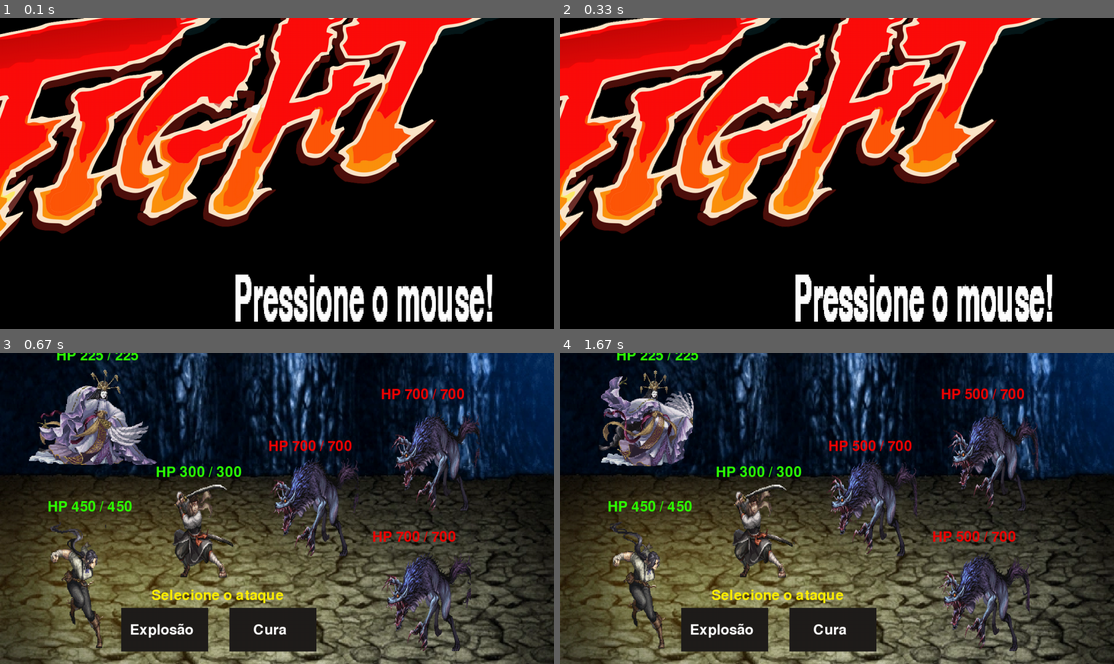
Above: before the commit, frames 1-4 (two rows, left to right).
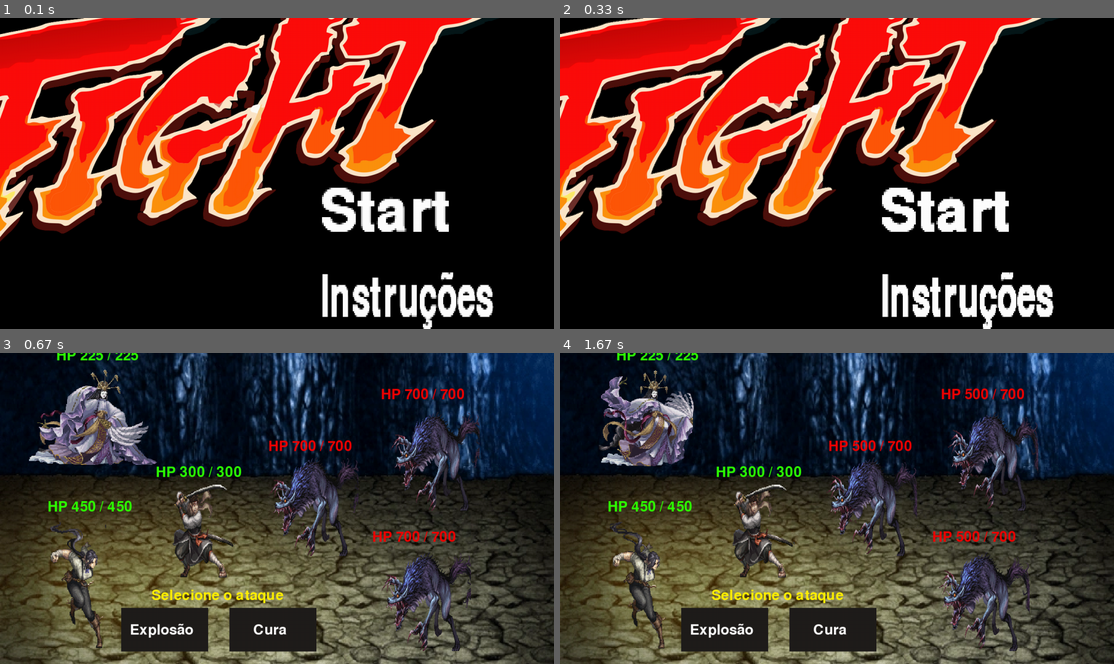
Above: after the commit, the same moments.

Repository: viniciusbp7/pygame.gv
Game: pygame game, started from Area_Vini.py
The game is run twice, just before and just after one commit, with the same random seed, the same clock (stepped at 60 frames per second) and the same inputs.
Inputs (mouse positions are in pixels of both pictures, inside the frame that each line leads up to):
- Up to frame 1 (0.1 s): no input
- Up to frame 2 (0.33 s): no input
- Up to frame 3 (0.67 s): click (387, 545) at 0.38 s, where only the run after the commit has a clickable "Start"
- Up to frame 4 (1.67 s): click "Cura" at 0.72 s; click "Explosão" at 1.05 s; click (715, 608) at 1.38 s

The runs differ from the first frame. In frame 1, 5.6% of the frame differs, in the area x 42-90%, y 54-100%; in frame 2, 5.5%; in frame 3, nothing differs; in frame 4, nothing differs.

Commit message:
Jogo final

Diff:
--- a/Area_Vini.py
+++ b/Area_Vini.py
@@ -21,13 +21,22 @@
 background = pygame.image.load('imagens/base.webp')
 Win_stat=pygame.image.load('imagens/WIN.webp')
 gameover=pygame.image.load('imagens/GAMEOVER.png')
-start=pygame.image.load("imagens/Start!.png")
+fight=pygame.image.load("imagens/Start!.png")
+preto=pygame.image.load("imagens/Imagem_preta.jpg")
 pygame.display.set_caption('Hello World!')
 
+veroncia_b=pygame.image.load("imagens/Hinoekagura/Hinoekagura_Base.png")
+hinoekagura_b=pygame.image.load("imagens/Veronica/Veronica_Base.png")
+ristu_b=pygame.image.load("imagens/Ritsu/General_Ritsu_1.png")
+
+veroncia_b = pygame.transform.scale(veroncia_b, (300, 200))
+hinoekagura_b = pygame.transform.scale(hinoekagura_b, (150, 250))
+ristu_b = pygame.transform.scale(ristu_b, (240, 180))
+
 game=True
 
 background = pygame.transform.scale(background, (WIDTH, HEIGHT))
-
+preto = pygame.transform.scale(preto, (WIDTH, HEIGHT))
 # carrega a função da spritesheet------------------------------------------------------------------------------------
 
 def load_spritesheet(spritesheet, rows, columns):
@@ -1386,6 +1395,8 @@
 
     vertices2=[(WIDTH-750,HEIGHT-30),(WIDTH-750,HEIGHT-130),(WIDTH-550,HEIGHT-130),(WIDTH-550,HEIGHT-30)]
 
+    vertices3=[(60,20),(60,120),(400,120),(400,20)]
+
     # Inicia o loop principal do jogo------------------------------------------------------------------------------------------
     init = 2
     end=3
@@ -1409,6 +1420,7 @@
     cont=0
     add1=0
     hit=0
+    menu=0
     #controla o tempo
 
     tempo_a=0
@@ -1435,15 +1447,61 @@
         # HP  dos personagens-----------------------------------------------------------------------------------------------
 
         if state==init:
-            window.blit(start,(WIDTH-1550, HEIGHT-850))
-            call=font.render(f'Pressione o mouse!', True, (255, 255, 255 ))
-            call = pygame.transform.scale(call, (600, 150))
-            window.blit(call,(WIDTH-740, HEIGHT-140))
-            if event.type == pygame.MOUSEBUTTONUP:
-                state = PLAYING
+            if menu==0:
+                window.blit(fight,(WIDTH-1550, HEIGHT-850))
+                start=font.render(f'Start', True, (255, 255, 255 ))
+                instrucao=font.render(f'Instruções', True, (255, 255, 255 ))
+                start = pygame.transform.scale(start, (300, 140))
+                instrucao = pygame.transform.scale(instrucao, (400, 140))
+                window.blit(start,(WIDTH-540, HEIGHT-340))
+                window.blit(instrucao,(WIDTH-540, HEIGHT-140))
+                (x, y)= pygame.mouse.get_pos()
+                if (x >= WIDTH-550 and x<=WIDTH-130) and (y <= HEIGHT-10 and y>=HEIGHT-130):
+                    if event.type == pygame.MOUSEBUTTONUP:
+                        menu=1
+
+                if (x >= WIDTH-550 and x<=WIDTH-220) and (y <= HEIGHT-210 and y>=HEIGHT-340):
+                    if event.type == pygame.MOUSEBUTTONUP:
+                        state = PLAYING
+
+            if menu==1:
+                window.blit(preto,(0, 0))
+                back=font.render(f'Aperte alguma seta para iniciar!!', True, (255, 255, 255 ))
+                back = pygame.transform.scale(back, (700, 100))
+                window.blit(back,(30, 50))
+
+                window.blit(veroncia_b,(WIDTH-1400, HEIGHT-700))
+
+                v1=font.render(f'Aggro: Chama a atenção dos inimigos', True, (255, 255, 255 ))
+                v1 = pygame.transform.scale(v1, (700, 40))
+                window.blit(v1,(350, 475))
+                v2=font.render(f'Soco: Causa 175 de dano a um inimigo', True, (255, 255, 255 ))
+                v2 = pygame.transform.scale(v2, (700, 40))
+                window.blit(v2,(350, 525))
+
+                window.blit(hinoekagura_b,(WIDTH-1400, HEIGHT-480))
+
+                h1=font.render(f'Explosão: Causa 100 de dano a todos os inimigos', True, (255, 255, 255 ))
+                h1 = pygame.transform.scale(h1, (700, 40))
+                window.blit(h1,(450, 250))
+                h2=font.render(f'Cura: Cura 125 de vida de todos os aliados', True, (255, 255, 255 ))
+                h2 = pygame.transform.scale(h2, (700, 40))
+                window.blit(h2,(450, 300))
+
+                window.blit(ristu_b,(WIDTH-1400, HEIGHT-200))
+
+                r1=font.render(f'Corte: Causa 150 de dano a todos os inimigos', True, (255, 255, 255 ))
+                r1 = pygame.transform.scale(r1, (700, 40))
+                window.blit(r1,(425, 725))
+                r2=font.render(f'Decapitar: Causa 225 de dano a um inimigo', True, (255, 255, 255 ))
+                r2 = pygame.transform.scale(r2, (700, 40))
+                window.blit(r2,(425, 775))
+
+                if event.type == pygame.KEYDOWN:
+                    state = PLAYING
+
 
         if state==PLAYING:
-
             HP_r= font.render(f'HP {hp_r} / 300', True, (46, 255, 0 ))
             HP_v= font.render(f'HP {hp_v} / 450' , True, (46, 255, 0 ))
             HP_h = font.render(f'HP {hp_h} / 225', True, (46, 255, 0 ))
Binary file added: imagens/Imagem_preta.jpg
